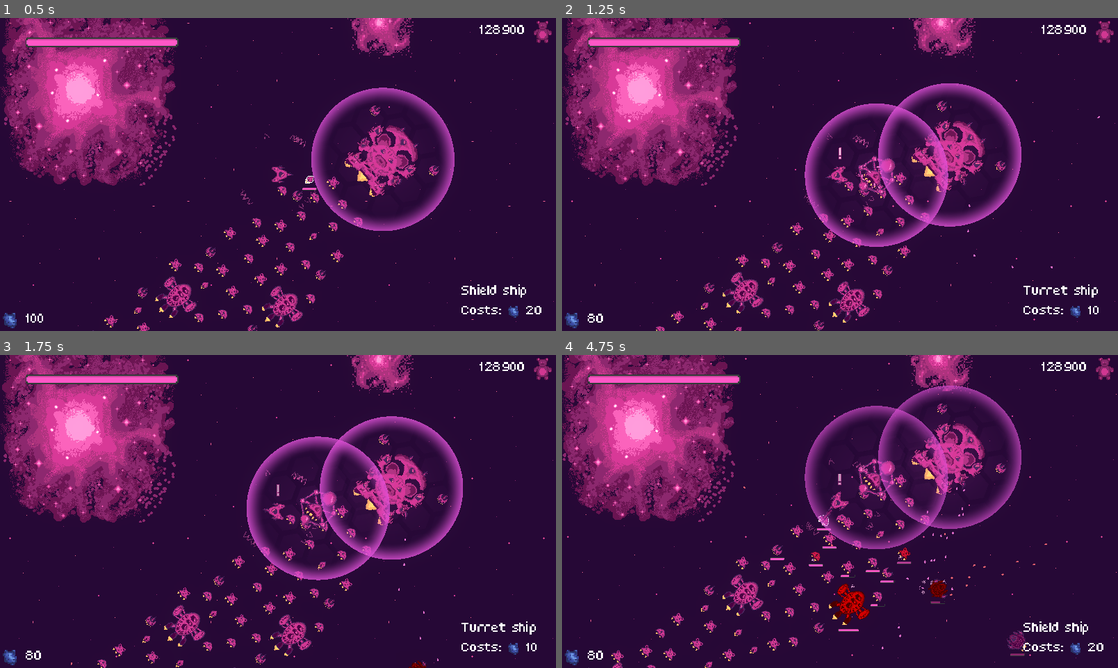
Above: before the commit, frames 1-4 (two rows, left to right).
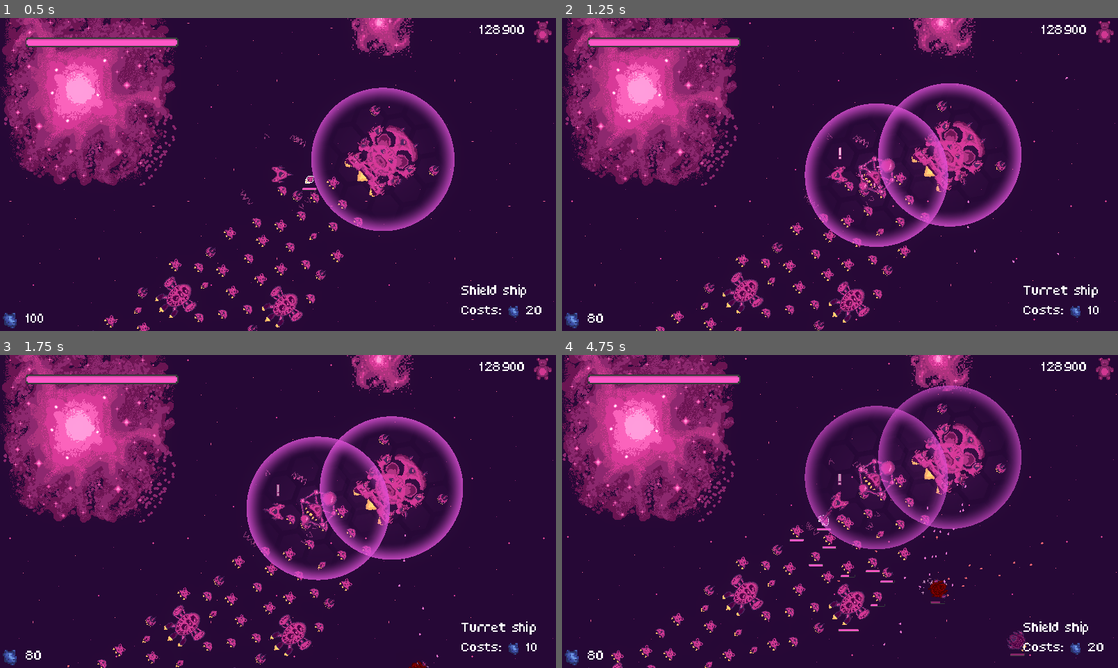
Above: after the commit, the same moments.

Repository: bear-minimum-studio/space-bear
Game: Godot game, scene res://Game.tscn
Two runs of this game, one before a commit and one after it. Both use one fixed random seed, a clock stepped at 60 frames per second and the inputs below.
Inputs:
- Up to frame 1 (0.5 s): no input
- Up to frame 2 (1.25 s): tap Enter (upgrade) at 0.5 s; hold Right (turn_right) from 0.53 s (still down); hold X (cycle_selection) from 0.53 s (still down)
- Up to frame 3 (1.75 s): release Right (turn_right) at 1.28 s; release X (cycle_selection) at 1.28 s; hold Ctrl (brake) from 1.28 s (still down); tap Down (decelerate) at 1.35 s
- Up to frame 4 (4.75 s): release Ctrl (brake) at 2.03 s; hold Right (turn_right) 2.03-2.78 s; hold Space (fire) 2.03-2.78 s; hold Up (accelerate) 2.78-3.53 s; tap C (follow_me) at 2.85 s; hold G (grappling_hook) 3.53-4.28 s; hold Left (turn_left) from 3.53 s (still down); tap X (cycle_selection) at 4.35 s

Frame 1 is identical in both runs. In frame 2, less than 0.1% of the frame differs, in the area x 72-97%, y 18-80%; in frame 3, less than 0.1%; in frame 4, 0.8%, in the area x 31-88%, y 28-94%.

Commit message:
refacto: Extract auto shoot behavior from AutoTurret to AutoTurretBehavior

Diff:
--- /dev/null
+++ b/AutoTurretBehavior.gd
@@ -0,0 +1,41 @@
+extends "res://npc/AbstractTurretBehavior.gd"
+
+const turret_target_mapping = {
+	Allegiance.Allegiance.ENEMY: "ally",
+	Allegiance.Allegiance.ALLY: "enemy"
+}
+
+var shoot_target : PhysicsBody2D = null
+
+func _process(delta):
+	super._process(delta)
+	_set_rotation_target()
+	if shoot_target != null and turret._is_in_angle_range(turret.rotation_target):
+		turret.shoot()
+
+func _set_target():
+	if turret.shooter == null:
+		return
+
+	if shoot_target != null and turret.shooter.global_position.distance_to(shoot_target.global_position) < turret.turret_range:
+		return
+
+	var bodies: Array[Node2D] = turret.get_overlapping_bodies()
+	var potential_targets = bodies.filter(func(body): return body.is_in_group(turret_target_mapping[turret.turret_allegiance]))
+	shoot_target = Helpers.find_nearest_node(turret.shooter, potential_targets)
+
+func _set_rotation_target():
+	if turret == null or turret.shooter == null:
+		return
+
+	_set_target()
+	if shoot_target == null:
+		turret.rotation_target = turret.default_rotation
+		return
+
+	var direction_to_target = (shoot_target.global_position - turret.global_position).normalized()
+	var shooter_velocity = Helpers.get_velocity(turret.shooter)
+	var target_velocity = Helpers.get_velocity(shoot_target)
+	var correction = (target_velocity - shooter_velocity) / turret.bullet_speed
+	var shooting_direction = direction_to_target + correction
+	turret.rotation_target = shooting_direction.angle() - turret.shooter.global_rotation
--- a/npc/AbstractTurret.gd
+++ b/npc/AbstractTurret.gd
@@ -1,7 +1,6 @@
 extends Area2D
 
-enum TurretAllegiance { ENEMY, ALLY }
-@export var turret_allegiance: TurretAllegiance = TurretAllegiance.ENEMY
+@export var turret_allegiance: Allegiance.Allegiance = Allegiance.Allegiance.ENEMY
 
 @export_range(0, PI, PI/32) var rotation_range: float = PI
 @export_range(0.1,10.0,0.1,"or_greater") var rotation_speed = 5.0
--- /dev/null
+++ b/npc/AbstractTurretBehavior.gd
@@ -0,0 +1,8 @@
+extends Node
+
+# Must be child of a turret
+@onready var turret = get_parent()
+
+# Called every frame. 'delta' is the elapsed time since the previous frame.
+func _process(_delta):
+	pass
--- /dev/null
+++ b/npc/AbstractTurretBehavior.tscn
@@ -0,0 +1,6 @@
+[gd_scene load_steps=2 format=3 uid="uid://nm4xuj5fb7fm"]
+
+[ext_resource type="Script" path="res://npc/AbstractTurretBehavior.gd" id="1_2utdo"]
+
+[node name="AbstractTurretBehavior" type="Node"]
+script = ExtResource("1_2utdo")
--- a/npc/AutoTurret.gd
+++ b/npc/AutoTurret.gd
@@ -5,11 +5,6 @@
 	set(new_turret_range):
 		turret_range = new_turret_range
 		_update_range()
-
-const turret_target_mapping = {
-	TurretAllegiance.ENEMY: "ally",
-	TurretAllegiance.ALLY: "enemy"
-}
 
 var target : Node2D = null
 
@@ -21,38 +16,3 @@
 		return
 
 	collision_shape_2d.shape.radius = turret_range
-
-func _physics_process(delta):
-	if Engine.is_editor_hint():
-		return
-
-	super._physics_process(delta)
-	if target != null and _is_in_angle_range(rotation_target):
-		shoot()
-
-func _set_target():
-	if shooter == null:
-		return
-
-	if target != null and shooter.global_position.distance_to(target.global_position) < turret_range:
-		return
-
-	var bodies: Array[Node2D] = get_overlapping_bodies()
-	var potential_targets = bodies.filter(func(body): return body.is_in_group(turret_target_mapping[turret_allegiance]))
-	target = Helpers.find_nearest_node(shooter, potential_targets)
-
-func _set_rotation_target():
-	if(shooter == null):
-		return
-
-	_set_target()
-	if target == null:
-		rotation_target = default_rotation
-		return
-
-	var direction_to_target = (target.global_position - global_position).normalized()
-	var shooter_velocity = Helpers.get_velocity(shooter)
-	var target_velocity = Helpers.get_velocity(target)
-	var correction = (target_velocity - shooter_velocity) / bullet_speed
-	var shooting_direction = direction_to_target + correction
-	rotation_target = shooting_direction.angle() - shooter.global_rotation
--- a/npc/AutoTurret.tscn
+++ b/npc/AutoTurret.tscn
@@ -1,7 +1,8 @@
-[gd_scene load_steps=4 format=3 uid="uid://bxv62xakcfd44"]
+[gd_scene load_steps=5 format=3 uid="uid://bxv62xakcfd44"]
 
 [ext_resource type="PackedScene" uid="uid://c10cknng6utrw" path="res://npc/BulletTurret.tscn" id="1_bmnnh"]
 [ext_resource type="Script" path="res://npc/AutoTurret.gd" id="2_42wyu"]
+[ext_resource type="PackedScene" uid="uid://gpyd1ijrs0dc" path="res://npc/AutoTurretBehavior.tscn" id="3_ml1wp"]
 
 [sub_resource type="CircleShape2D" id="CircleShape2D_1dt3m"]
 resource_local_to_scene = true
@@ -13,3 +14,5 @@
 
 [node name="CollisionShape2D" parent="." index="0"]
 shape = SubResource("CircleShape2D_1dt3m")
+
+[node name="AutoTurretBehavior" parent="." index="3" instance=ExtResource("3_ml1wp")]
--- /dev/null
+++ b/npc/AutoTurretBehavior.tscn
@@ -0,0 +1,7 @@
+[gd_scene load_steps=3 format=3 uid="uid://gpyd1ijrs0dc"]
+
+[ext_resource type="PackedScene" uid="uid://nm4xuj5fb7fm" path="res://npc/AbstractTurretBehavior.tscn" id="1_u33cc"]
+[ext_resource type="Script" path="res://AutoTurretBehavior.gd" id="2_86oo4"]
+
+[node name="AutoTurretBehavior" instance=ExtResource("1_u33cc")]
+script = ExtResource("2_86oo4")
--- a/npc/BulletTurret.gd
+++ b/npc/BulletTurret.gd
@@ -7,10 +7,9 @@
 	get: return (bullet_spread / 100) * PI / 2
 
 const bullet_type_scene = {
-	TurretAllegiance.ENEMY: preload("res://weapons/bullet/EnemyBullet.tscn"),
-	TurretAllegiance.ALLY: preload("res://weapons/bullet/PlayerBullet.tscn"),
+	Allegiance.Allegiance.ENEMY: preload("res://weapons/bullet/EnemyBullet.tscn"),
+	Allegiance.Allegiance.ALLY: preload("res://weapons/bullet/PlayerBullet.tscn"),
 }
-
 
 func _set_rotation_target():
 	pass
--- a/project.godot
+++ b/project.godot
@@ -22,6 +22,7 @@
 FlockResources="*res://singletons/FlockResources.gd"
 ShipCatalog="*res://singletons/ShipCatalog.gd"
 WorldReference="*res://singletons/WorldReference.gd"
+Allegiance="*res://singletons/Allegiance.gd"
 
 [display]
 
--- /dev/null
+++ b/singletons/Allegiance.gd
@@ -0,0 +1,3 @@
+extends Node
+
+enum Allegiance { ENEMY, ALLY }
